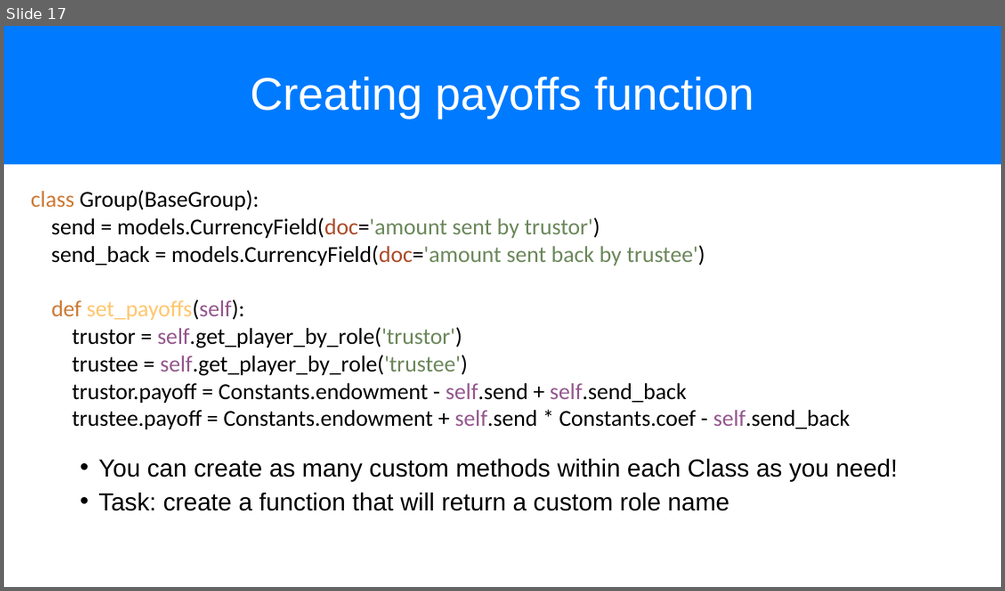
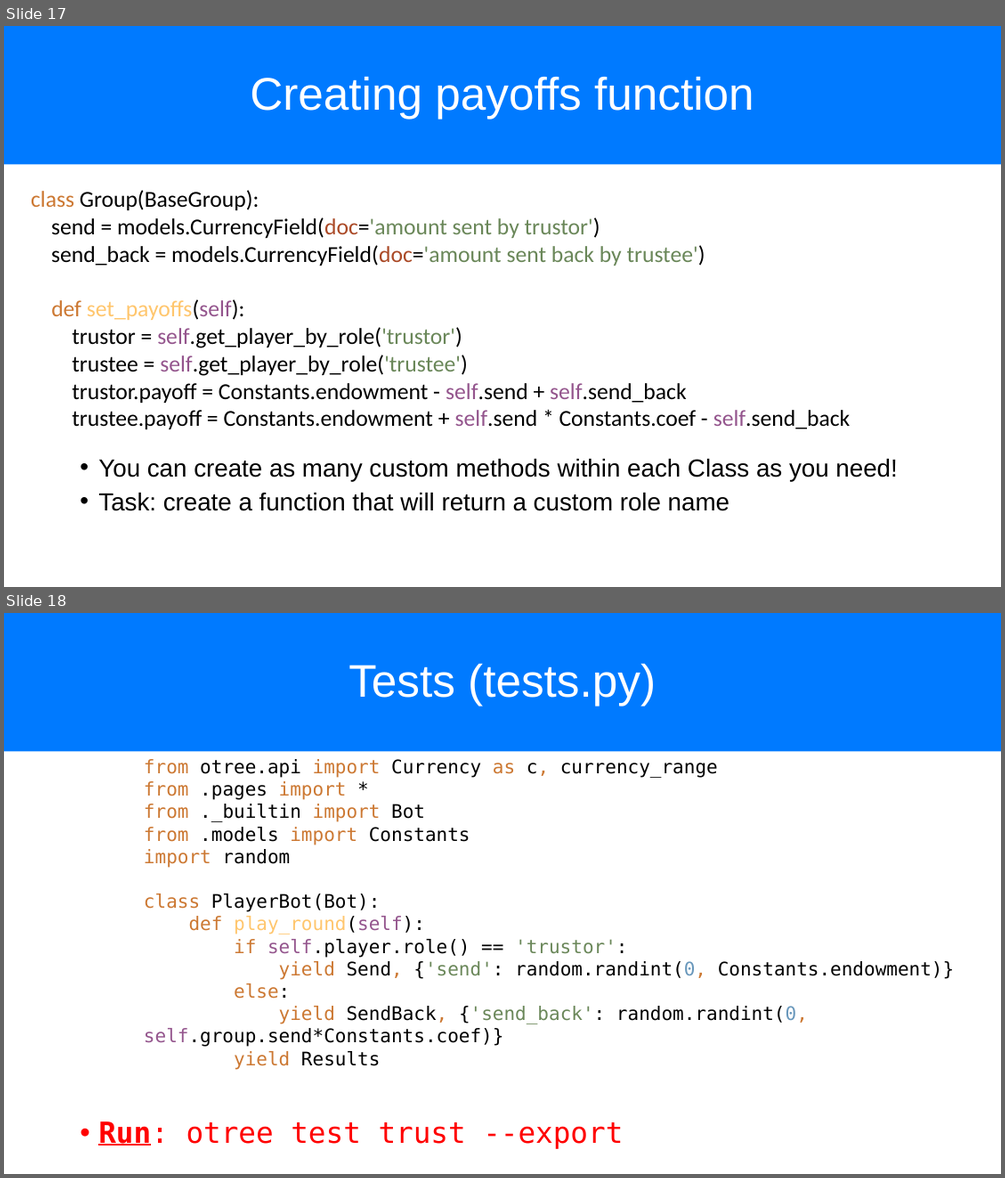
Before and after one commit to chapkovski/uncertainty-summer-school, a slide deck: presentations/frankfurt_july_2019 day2.pptx. Shown one above the other, each under a label of ours: slide 17 before the commit, slides 17 and 18 after it. The pictures are 1005x591 and 1005x1178 pixels, drawn with LibreOffice and Linux fonts; fonts in the diff are those of the drawing. Boxes give left, top, right and bottom in pixels: in the first picture for what was removed or moved away, otherwise in the second. Text is boxed around its words. In the diff, an @@ line names an element or a change of style, - is before the commit and + after.

```diff
--- a/presentations/frankfurt_july_2019 day2.pptx
+++ b/presentations/frankfurt_july_2019 day2.pptx
@@ slide 18 added at [4, 613, 1001, 1174], background #FFFFFF @@
@@ title added at [4, 613, 1001, 751], fill #007AFF, 44 pt, text #FFFFFF @@
+Tests (tests.py)
@@ text added at [144, 759, 954, 1070], 18 pt, text #000000 @@
+from otree.api import Currency as c, currency_range
+from .pages import *
+from ._builtin import Bot
+from .models import Constants
+import random
+class PlayerBot(Bot):
+def play_round(self):
+if self.player.role() == 'trustor':
+yield Send, {'send': random.randint(0, Constants.endowment)}
+else:
+yield SendBack, {'send_back': random.randint(0, self.group.send*Constants.coef)}
+yield Results
@@ text added at [98, 1121, 623, 1149], 28 pt, text #FF0000 @@
+• Run: otree test trust --export
```
Also in this commit, not shown: 12 other files.
